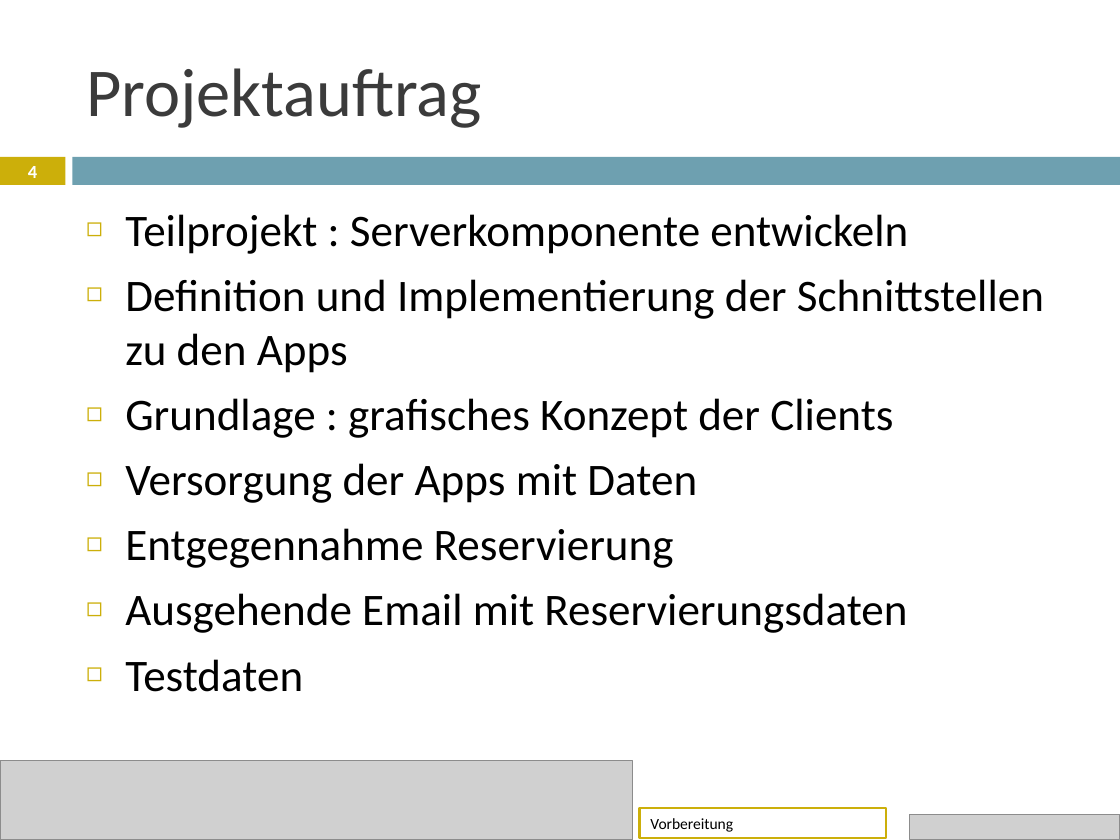
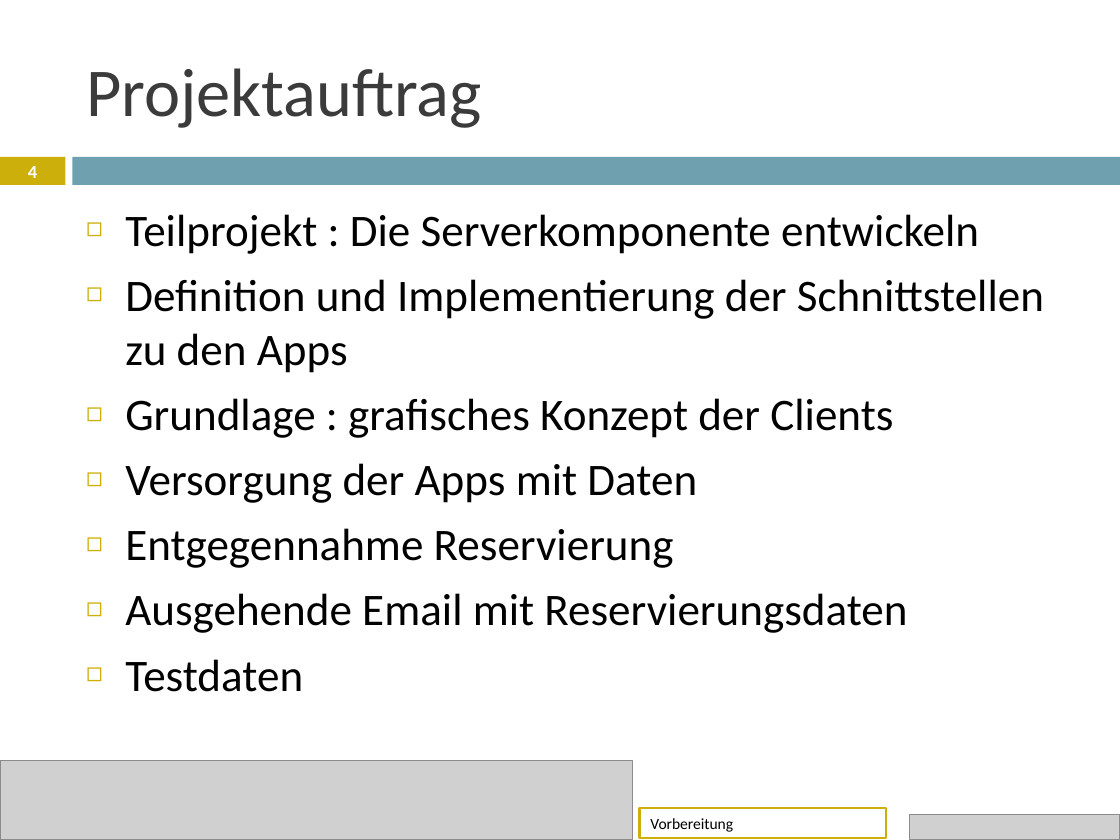
Before and after one commit to janhelmle/weiterbildung_fachinformatiker_ihk_projektantrag, a slide deck: slide 4 of praesentation/Projektpräsentation.pptx. Drawn at 1120x840 pixels with LibreOffice and Linux fonts; fonts in the diff are those of the drawing; grey boxes stand for pictures. Boxes give left, top, right and bottom in pixels: in the first picture for what was removed or moved away, otherwise in the second. Text is boxed around its words. In the diff, an @@ line names an element or a change of style, - is before the commit and + after.

```diff
--- a/praesentation/Projektpräsentation.pptx
+++ b/praesentation/Projektpräsentation.pptx
@@ text at [125, 214, 979, 254]: text changed @@
-◻ Teilprojekt : Serverkomponente entwickeln
+◻ Teilprojekt : Die Serverkomponente entwickeln
```
Also in this commit, not shown: 1 other file.
